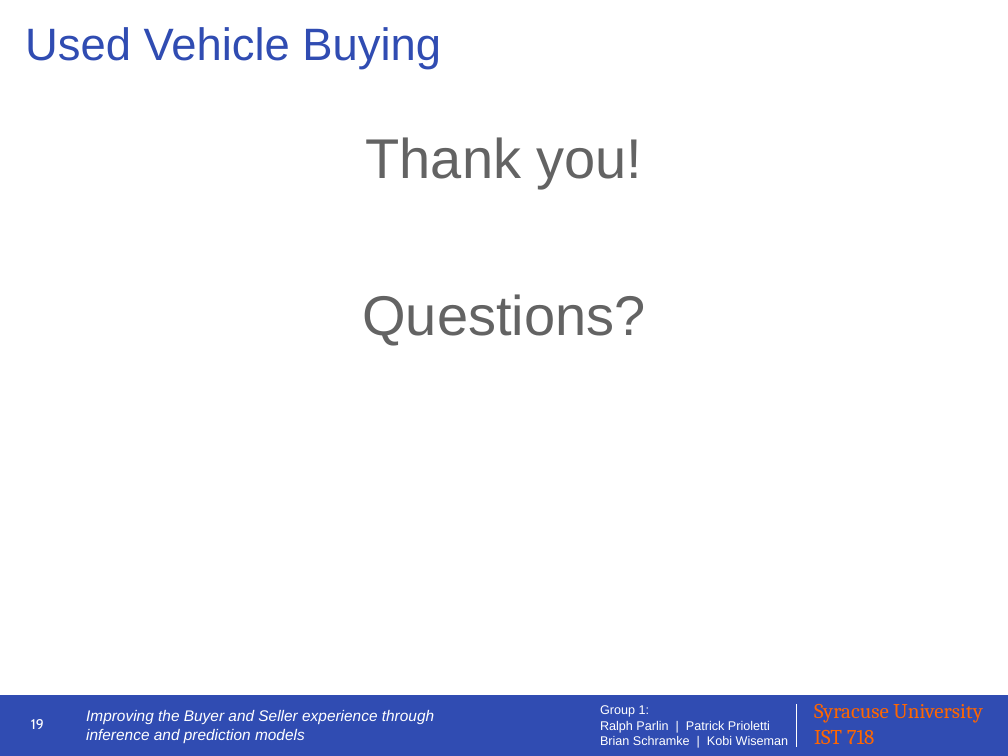
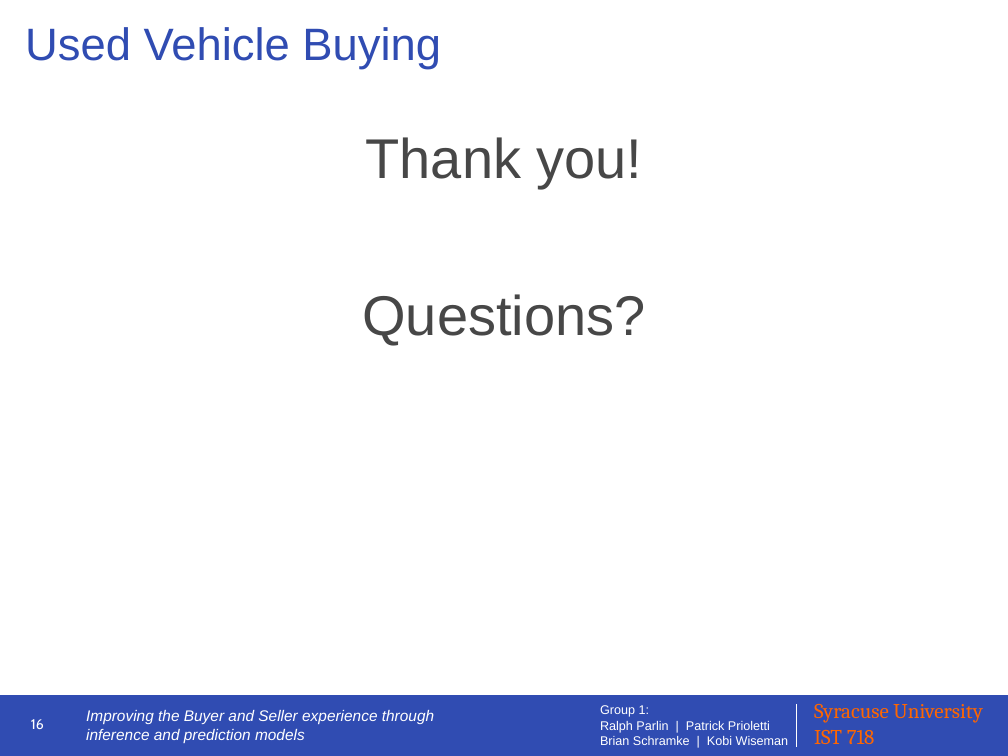
Before and after one commit to IST-718-Fall-2020/project_presentation-group1, a slide deck: slide 16 of group1_presentation_slides.pptx (slide 19 before the commit). Drawn at 1008x756 pixels with LibreOffice and Linux fonts; fonts in the diff are those of the drawing. Boxes give left, top, right and bottom in pixels: in the first picture for what was removed or moved away, otherwise in the second. Text is boxed around its words. In the diff, an @@ line names an element or a change of style, - is before the commit and + after.

```diff
--- a/group1_presentation_slides.pptx
+++ b/group1_presentation_slides.pptx
@@ text "Thank you!" at (x1=362, y1=137, x2=645, y2=345): text colour #636363 to #474747 @@
@@ page number at (x1=31, y1=719, x2=44, y2=729): text changed @@
-19
+16
```
Also in this commit, not shown: 13 other slides changed, 1 slide added, 4 slides removed.
